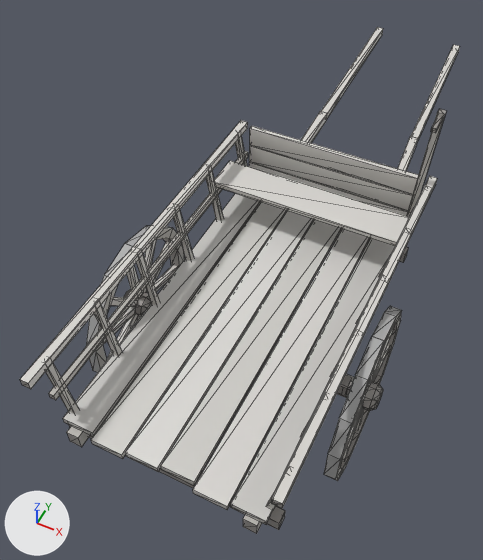
One commit to the glTF model art/models/prop_cart.glb: the scene before it, then after it.
The view is the same before and after, from a 50 mm lens placed at (1.26, -2.74, 4.54), pointed at (-0.35, 0.48, 0.53). The axes (+X, +Y, +Z) are drawn at lower left. The lights are the same throughout. The older version comes first. Mesh edges are drawn as thin lines. Vertices at exactly the same position are counted once.

Objects in the first picture: 'Cart', 'WheelL', 'WheelR'.
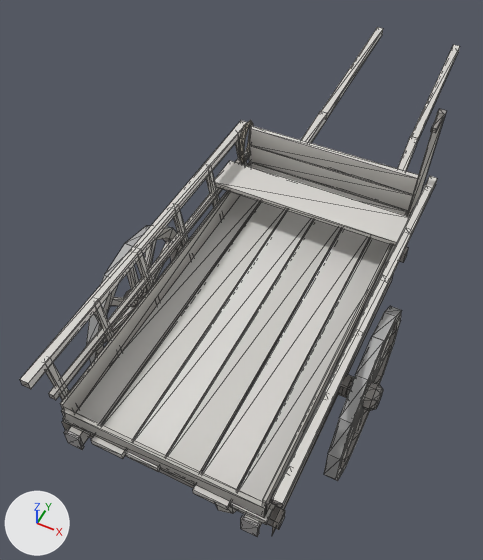
Location of each change, (x1, y1, x2, y2) in pixels of the pictures (483 x 560 px):
```json
{"object": "Cart", "change": "reshaped", "before": [20, 27, 460, 534], "after": [20, 27, 460, 537]}
{"part": 1, "of": "me_cart", "change": "added", "after": [216, 477, 245, 514], "on screen": "mostly hidden"}
{"part": 2, "of": "me_cart", "change": "added", "after": [64, 429, 84, 450]}
{"part": 3, "of": "me_cart", "change": "added", "after": [241, 516, 260, 537]}
{"part": 4, "of": "me_cart", "change": "added", "after": [238, 120, 253, 164]}
{"part": 5, "of": "me_cart", "change": "added", "after": [60, 163, 408, 535]}
```

Edits to the scene script, one JSON object a line:
```json
{"op": "add", "block": "mat_sacking", "code": ["mat_sacking = bpy.data.materials.new('sacking')", "# nodes: BsdfPrincipled, Mix, OutputMaterial, VertexColor", "# colours: white #e7e7e7, mixed with the vertex colours"]}
{"block": "me_cart", "where": "# used by ob_cart; location = (0.0, 0.0, 0.0)"}
{"op": "remove", "block": "me_cart", "code": "me_cart.from_pydata(...)  # 316 vertices, 468 faces; spans x -1.0..1.0, y -1.4..3.8, z 0.32..1.93"}
{"op": "add", "block": "me_cart", "code": "me_cart.from_pydata(...)  # 434 vertices, 644 faces; spans x -1.0..1.0, y -1.4..3.8, z 0.31..1.93"}
{"block": "me_cart", "change": "me_cart part 1: a new loose piece, a 7-sided cut cone along z (radius 0.11 at the low end, 0.14 at the high end) spanning x 0.22..0.49, y -1.24..-0.96, z 0.31..0.59, in mat_wood_cart"}
{"block": "me_cart", "change": "me_cart part 2: a new loose piece, a box spanning x -0.675..-0.565, y -1.362..-1.338, z 0.63..0.77, in mat_iron_cart"}
{"block": "me_cart", "change": "me_cart part 3: a new loose piece, a box spanning x 0.565..0.675, y -1.362..-1.338, z 0.63..0.77, in mat_iron_cart"}
{"block": "me_cart", "change": "me_cart part 4: a new loose piece of 34 vertices spanning x -0.79..-0.69, y 1.17..1.53, z 0.99..1.35, in mat_sacking"}
{"block": "me_cart", "change": "me_cart part 5"}
{"block": "me_cart", "change": "38 vertices are added at x -0.74..0.74, y -1.31..1.3, z 0.57..1.01"}
{"block": "me_cart", "change": "34 new faces join them, mat_wood_cart"}
{"block": "me_cart", "change": "6 new faces join them, mat_iron_cart"}
{"block": "me_cart", "change": "other edits to the shape of me_cart do not show in these pictures"}
{"op": "add", "block": "me_cart", "code": "me_cart.materials.append(mat_iron_cart)"}
{"op": "add", "block": "me_cart", "code": "me_cart.materials.append(mat_sacking)"}
```
